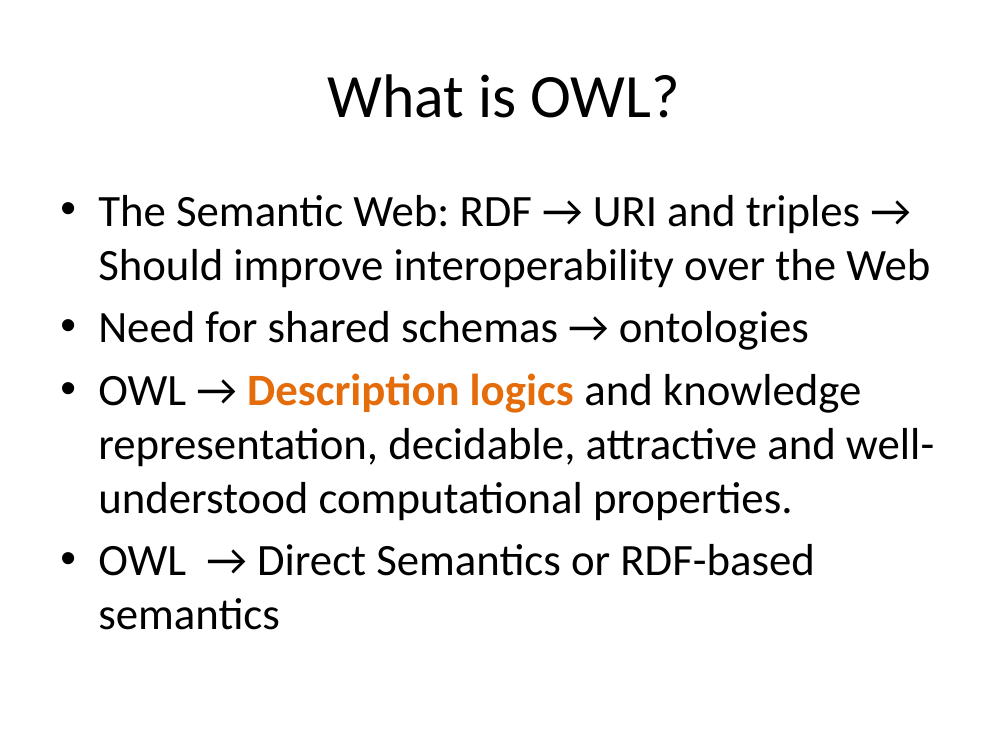
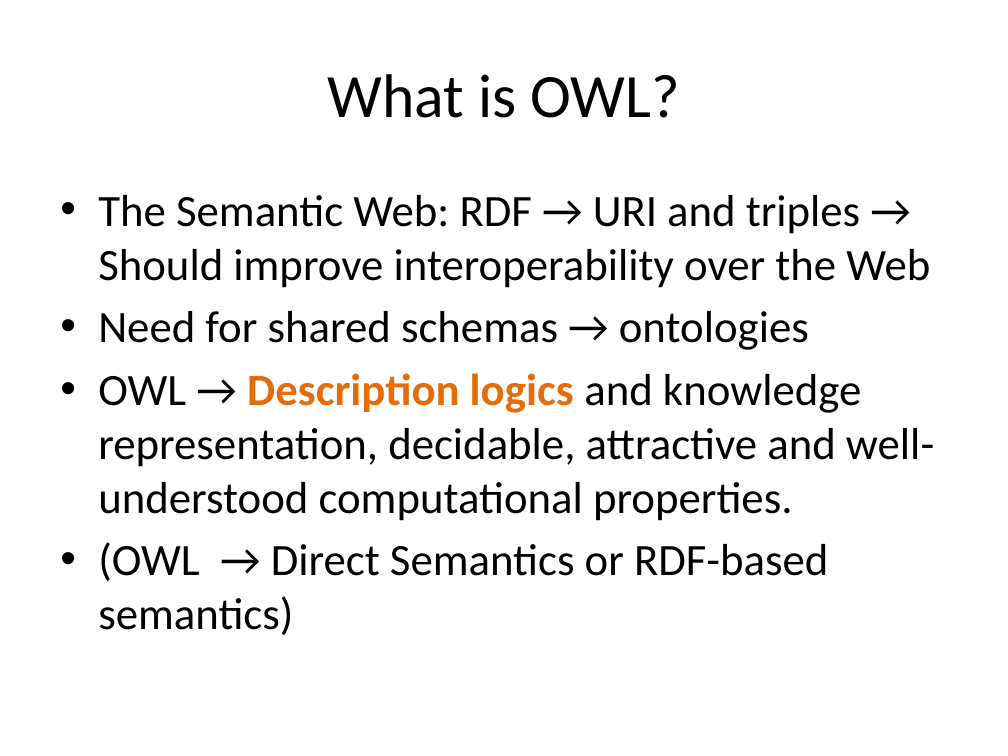
Before and after one commit to loopasam/owl-tutorial-icbo2013, a slide deck: slide 10 of presentation/tutorial_owl_icbo_2013.pptx (slide 9 before the commit). Drawn at 1008x756 pixels with LibreOffice and Linux fonts; fonts in the diff are those of the drawing. Boxes give left, top, right and bottom in pixels: in the first picture for what was removed or moved away, otherwise in the second. Text is boxed around its words. In the diff, an @@ line names an element or a change of style, - is before the commit and + after.

```diff
--- a/presentation/tutorial_owl_icbo_2013.pptx
+++ b/presentation/tutorial_owl_icbo_2013.pptx
@@ text at bbox=[98, 542, 828, 635]: text changed @@
-• OWL → Direct Semantics or RDF-based semantics
+• (OWL → Direct Semantics or RDF-based semantics)
```
Also in this commit, not shown: 10 other slides changed, 1 slide added, 1 slide removed, 1 other file.
